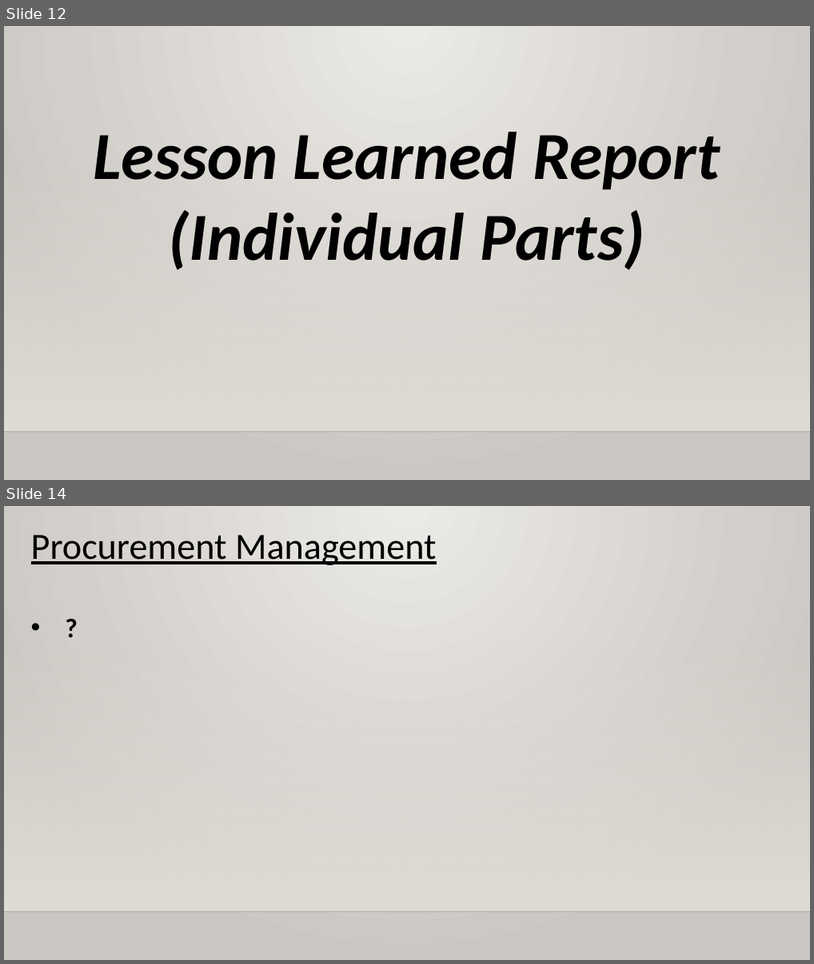
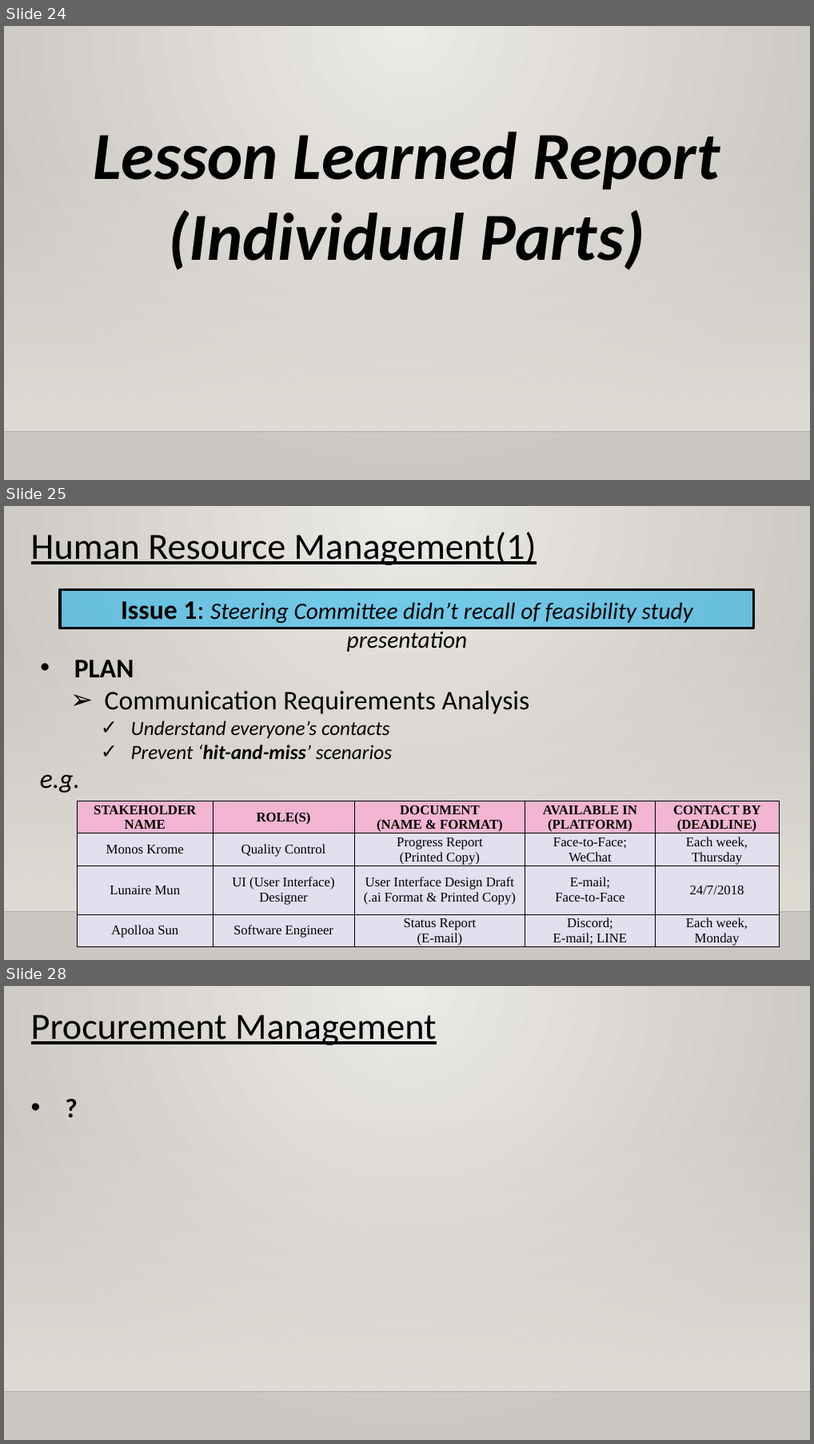
Before and after one commit to XtremisStudio/Project-Management, a slide deck: PRMGT_Presentation_Template.pptx. Shown one above the other, each under a label of ours: slides 12 and 14 before the commit, slides 24, 25 and 28 after it; the slides between them are not shown. The pictures are 814x964 and 814x1444 pixels, drawn with LibreOffice and Linux fonts; fonts in the diff are those of the drawing; background and template pictures are left out. Boxes give left, top, right and bottom in pixels: in the first picture for what was removed or moved away, otherwise in the second. Text is boxed around its words. In the diff, an @@ line names an element or a change of style, - is before the commit and + after.

```diff
--- a/PRMGT_Presentation_Template.pptx
+++ b/PRMGT_Presentation_Template.pptx
@@ slide 25 added at <box>4,506,810,960</box>, background gradient #ECEAE7 to #CAC7C1; not listed: 2 template elements that a slide beside it also shows @@
@@ text added at <box>31,532,537,565</box>, 44 pt, text #000000, underline @@
+Human Resource Management(1)
@@ rectangle added at <box>60,589,754,628</box>, fill #00B0F0 at 50% opacity, outline #000000 3 pt, 28 pt, text #000000, italic @@
+Issue 1: Steering Committee didn’t recall of feasibility study presentation
@@ text added at <box>74,660,530,759</box>, 24 pt, text #000000, italic @@
+• PLAN
+  ➢ Communication Requirements Analysis
+    ✓ Understand everyone’s contacts
+    ✓ Prevent ‘hit-and-miss’ scenarios
@@ text added at <box>40,774,80,792</box>, 32 pt, text #000000, italic @@
+e.g.
@@ table added at <box>77,801,779,948</box>, 4 rows, 5 columns @@
+STAKEHOLDER NAME | ROLE(S) | DOCUMENT / (NAME & FORMAT) | AVAILABLE IN (PLATFORM) | CONTACT BY (DEADLINE)
+Monos Krome | Quality Control | Progress Report / (Printed Copy) | Face-to-Face; / WeChat | Each week, Thursday
+Lunaire Mun | UI (User Interface) Designer | User Interface Design Draft (.ai Format & Printed Copy) | E-mail; / Face-to-Face | 24/7/2018
+Apolloa Sun | Software Engineer | Status Report / (E-mail) | Discord; / E-mail; LINE | Each week, / Monday
@@ what was slide 12 is now slide 24 @@
@@ what was slide 14 is now slide 28 @@
```
Also in this commit, not shown: 12 slides changed, 13 other slides added, 3 other files.
